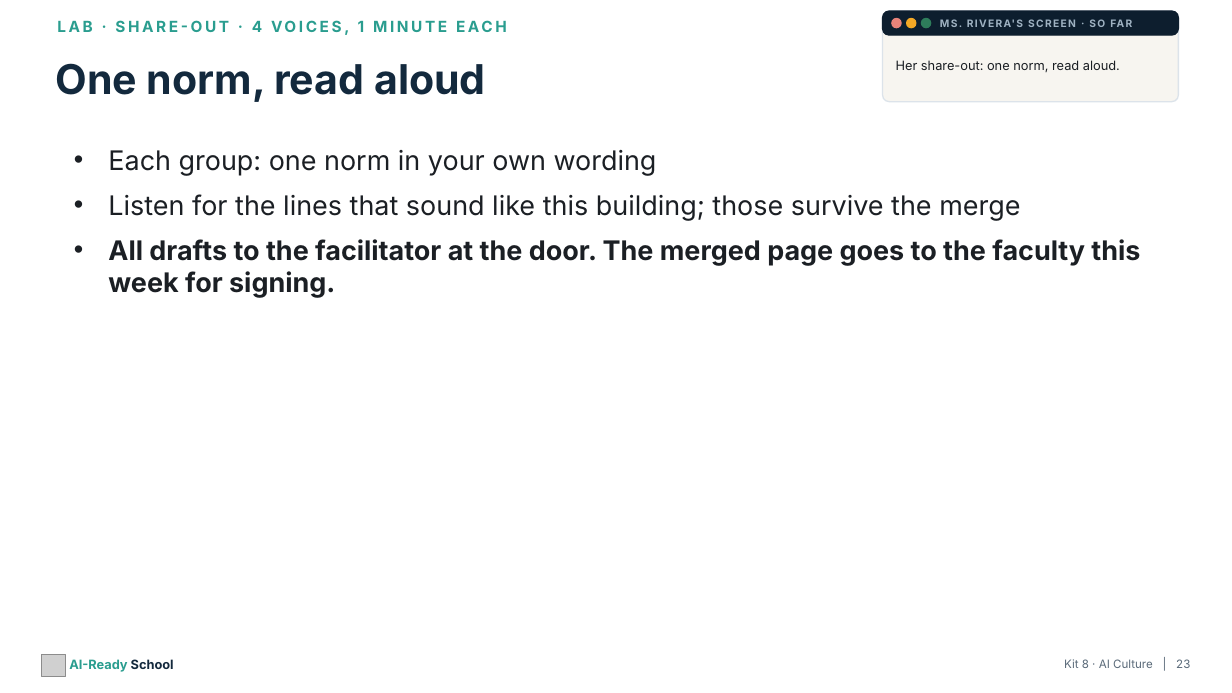
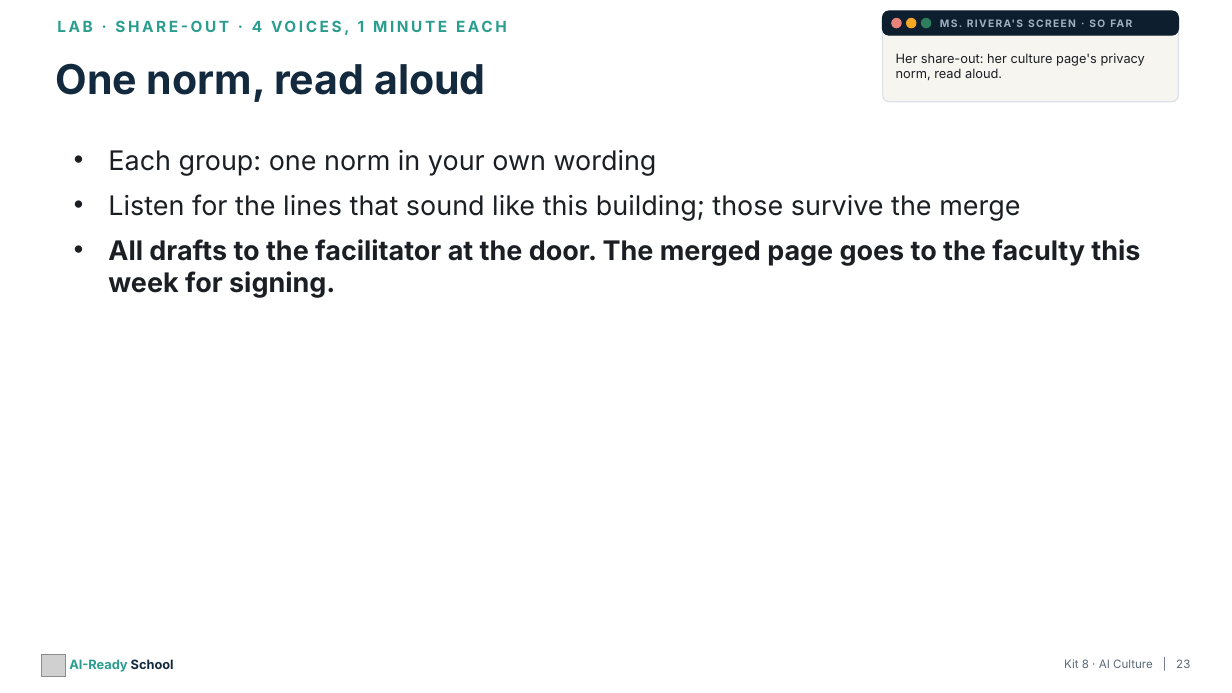
Before and after one commit to aspinozzi1/Ai-School-Ready, a slide deck: slide 23 of kits/kit08/Kit08_PresentationDeck.pptx. Drawn at 1232x693 pixels with LibreOffice and Linux fonts; fonts in the diff are those of the drawing; grey boxes stand for pictures. Boxes give left, top, right and bottom in pixels: in the first picture for what was removed or moved away, otherwise in the second. Text is boxed around its words. In the diff, an @@ line names an element or a change of style, - is before the commit and + after.

```diff
--- a/kits/kit08/Kit08_PresentationDeck.pptx
+++ b/kits/kit08/Kit08_PresentationDeck.pptx
@@ text at [896, 53, 1145, 80]: text changed @@
-Her share-out: one norm, read aloud.
+Her share-out: her culture page's privacy norm, read aloud.
```
Also in this commit, not shown: 6 other slides changed, 11 other files.
